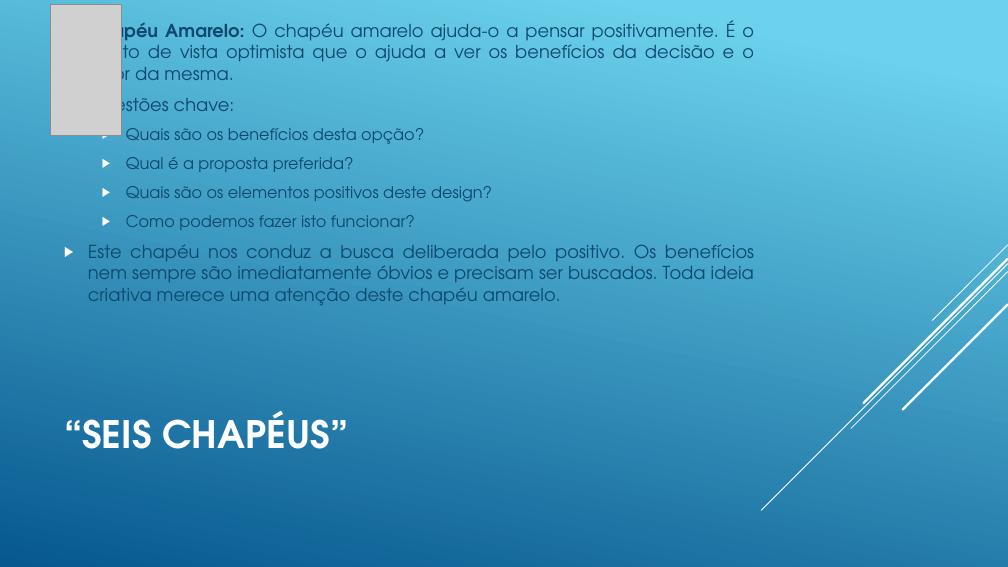
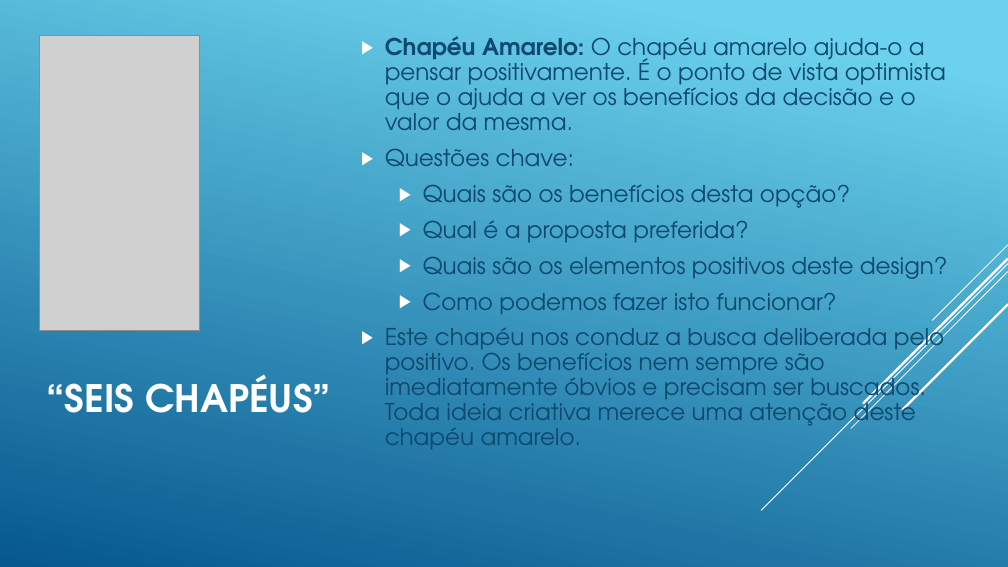
Before and after one commit to dfilitto/AlunosJogosDigitaisSenac, a slide deck: slide 30 of Slides/04 - Tecnicas para a criacao de jogos.pptx. Drawn at 1008x567 pixels with LibreOffice and Linux fonts; fonts in the diff are those of the drawing; grey boxes stand for pictures. Boxes give left, top, right and bottom in pixels: in the first picture for what was removed or moved away, otherwise in the second. Text is boxed around its words. In the diff, an @@ line names an element or a change of style, - is before the commit and + after.

```diff
--- a/Slides/04 - Tecnicas para a criacao de jogos.pptx
+++ b/Slides/04 - Tecnicas para a criacao de jogos.pptx
@@ text "Chapéu Amarelo: O chapéu amarelo ...": place and size @@
-text "Chapéu Amarelo: O chapéu amarelo ..." at (88,18,754,305)
+text "Chapéu Amarelo: O chapéu amarelo ..." at (385,36,948,449)
@@ text "Chapéu Amarelo: O chapéu amarelo ..." at (385,36,948,449): size 17 to 22 pt in "Chapéu Amarelo: O chapéu amarelo ajuda-o a ...", "Questões chave:", "Este chapéu nos conduz a busca deliberada ..."; size 15.3 to 22 pt in "Quais são os benefícios desta opção?", "Qual é a proposta preferida?", "Quais são os elementos positivos deste design?", "Como podemos fazer isto funcionar?"; alignment justified to left; line spacing 1 to 0.9; more space between paragraphs @@
@@ picture: place and size @@
-picture at (51,5,122,135)
+picture at (39,35,200,330)
@@ title "“SEIS CHAPÉUS”": place and size @@
-title "“SEIS CHAPÉUS”" at (64,411,348,449)
+title "“SEIS CHAPÉUS”" at (47,375,331,413)
```
Also in this commit, not shown: 26 other slides changed.
